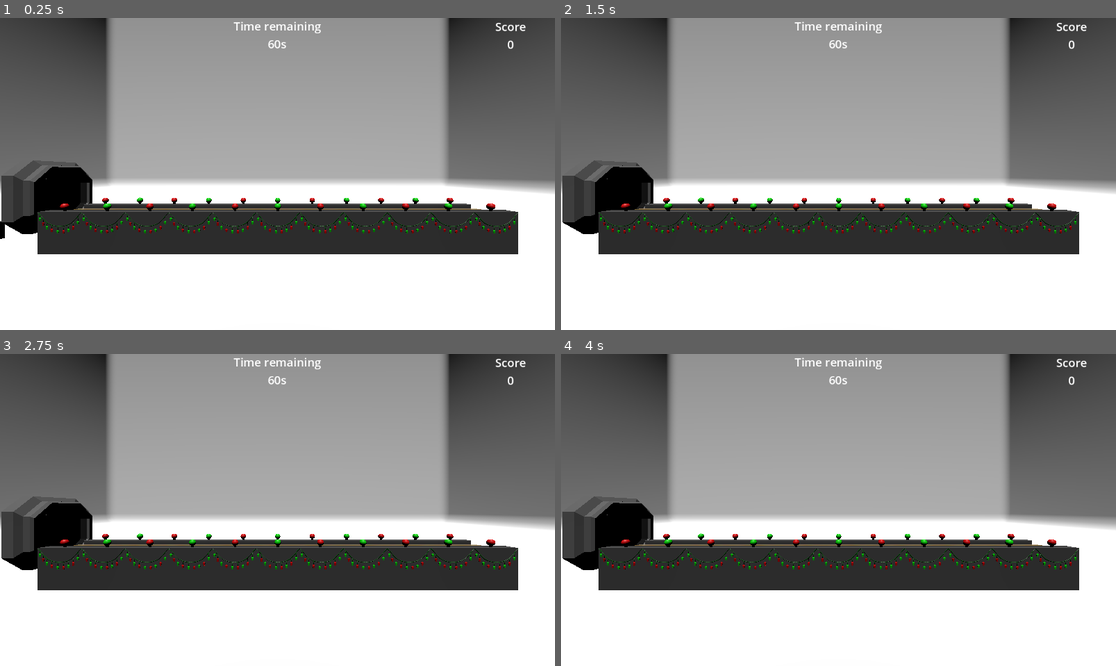
Above: before the commit, frames 1-4 (two rows, left to right).
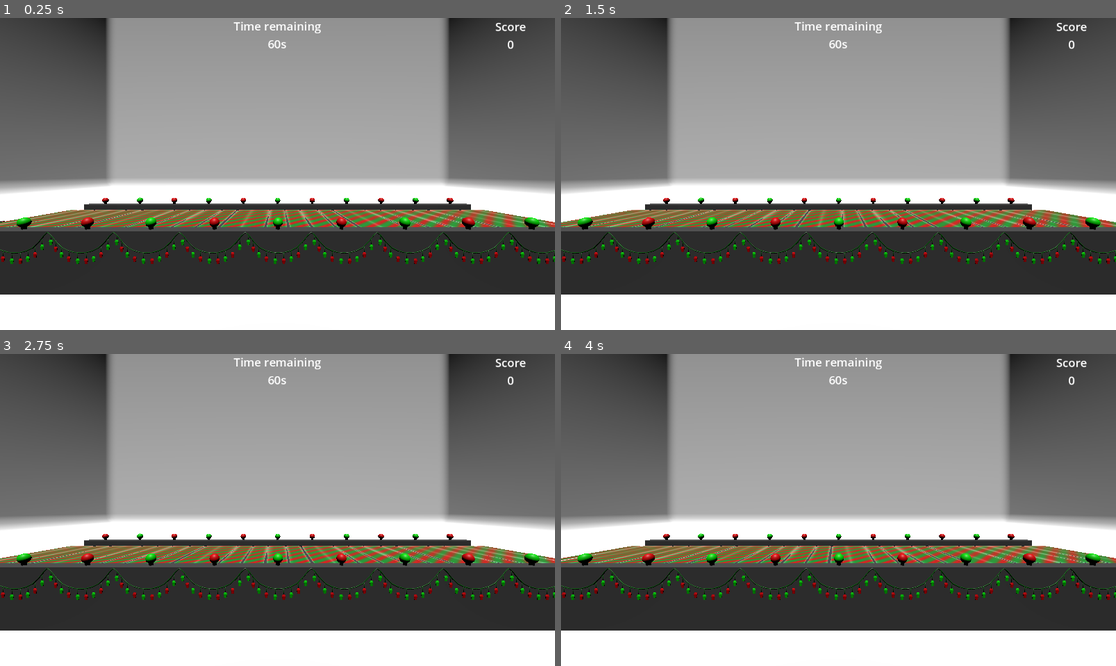
Above: after the commit, the same moments.

Repository: UnhingeDoor/Winter-Jam
Game: Godot game, scene res://Scenes/Main.tscn
Two runs of this game, one before a commit and one after it. Both use one fixed random seed, a clock stepped at 60 frames per second and the inputs below.
Inputs (mouse positions are in pixels of both pictures, inside the frame that each line leads up to):
- Up to frame 1 (0.25 s): no input
- Up to frame 2 (1.5 s): tap Enter at 0.5, 1.35 s; move the mouse to (866, 174) at 0.52 s; hold Enter 0.53-1.28 s; tap Space at 0.77 s; move the mouse to (810, 174) at 1.27 s
- Up to frame 3 (2.75 s): tap Space at 1.52 s; move the mouse to (288, 503) at 2.02 s; hold Enter from 2.03 s (still down)
- Up to frame 4 (4 s): tap Space at 2.75, 3.02, 3.77 s; move the mouse to (832, 516) at 2.77 s; release Enter at 2.78 s; tap Enter at 2.85 s; move the mouse to (877, 513) at 3.52 s; hold Enter from 3.53 s (still down)

The runs differ from the first frame. In frame 1, 24% of the frame differs, in the area x 0-100%, y 45-89%; in frame 2, 24%; in frame 3, 24%; in frame 4, 24%.

Commit message:
Fixed size issues of belt

Diff:
--- a/Scenes/conveyor_belt.tscn
+++ b/Scenes/conveyor_belt.tscn
@@ -1,9 +1,8 @@
-[gd_scene load_steps=5 format=3 uid="uid://bjbqwcp4juqpa"]
+[gd_scene load_steps=4 format=3 uid="uid://cu0vb5uk0orc6"]
 
-[ext_resource type="PackedScene" uid="uid://bvjti8avhpdqx" path="res://Models/Conveyor belt.glb" id="1_g74b2"]
+[ext_resource type="PackedScene" uid="uid://dkjap4hv63ah1" path="res://Models/Conveyor belt.glb" id="1_g74b2"]
 [ext_resource type="Material" uid="uid://bgv226vq25fkh" path="res://Shaders/Belt_Scroll.tres" id="2_14moy"]
 [ext_resource type="Script" path="res://Scripts/Sm_Belt.gd" id="3_xpwtt"]
-[ext_resource type="PackedScene" uid="uid://dkw757rkd3c5r" path="res://Models/Vent.glb" id="4_euh1t"]
 
 [node name="Conveyor belt" instance=ExtResource("1_g74b2")]
 
@@ -11,6 +10,3 @@
 material_override = ExtResource("2_14moy")
 surface_material_override/0 = ExtResource("2_14moy")
 script = ExtResource("3_xpwtt")
-
-[node name="Vent" parent="." index="2" instance=ExtResource("4_euh1t")]
-transform = Transform3D(1, 0, 0, 0, 1, 0, 0, 0, 1, 0.00849867, -0.0270668, -0.0197682)
--- a/Shaders/Belt_Scroll.tres
+++ b/Shaders/Belt_Scroll.tres
@@ -3,5 +3,7 @@
 [ext_resource type="Texture2D" uid="uid://bosgrplbuw080" path="res://Shaders/Images/Belt Texture.png" id="1_xuqfi"]
 
 [resource]
-transparency = 1
+transparency = 2
+alpha_scissor_threshold = 0.5
+alpha_antialiasing_mode = 0
 albedo_texture = ExtResource("1_xuqfi")
Binary file changed: Models/Conveyor belt.glb
Not shown, changed: Models/Conveyor belt.glb.import
Binary file changed: Models/Vent.glb
Not shown, changed: Models/Vent.glb.import
Not shown: 1 places in Scenes/Main.tscn that only renumber resources
